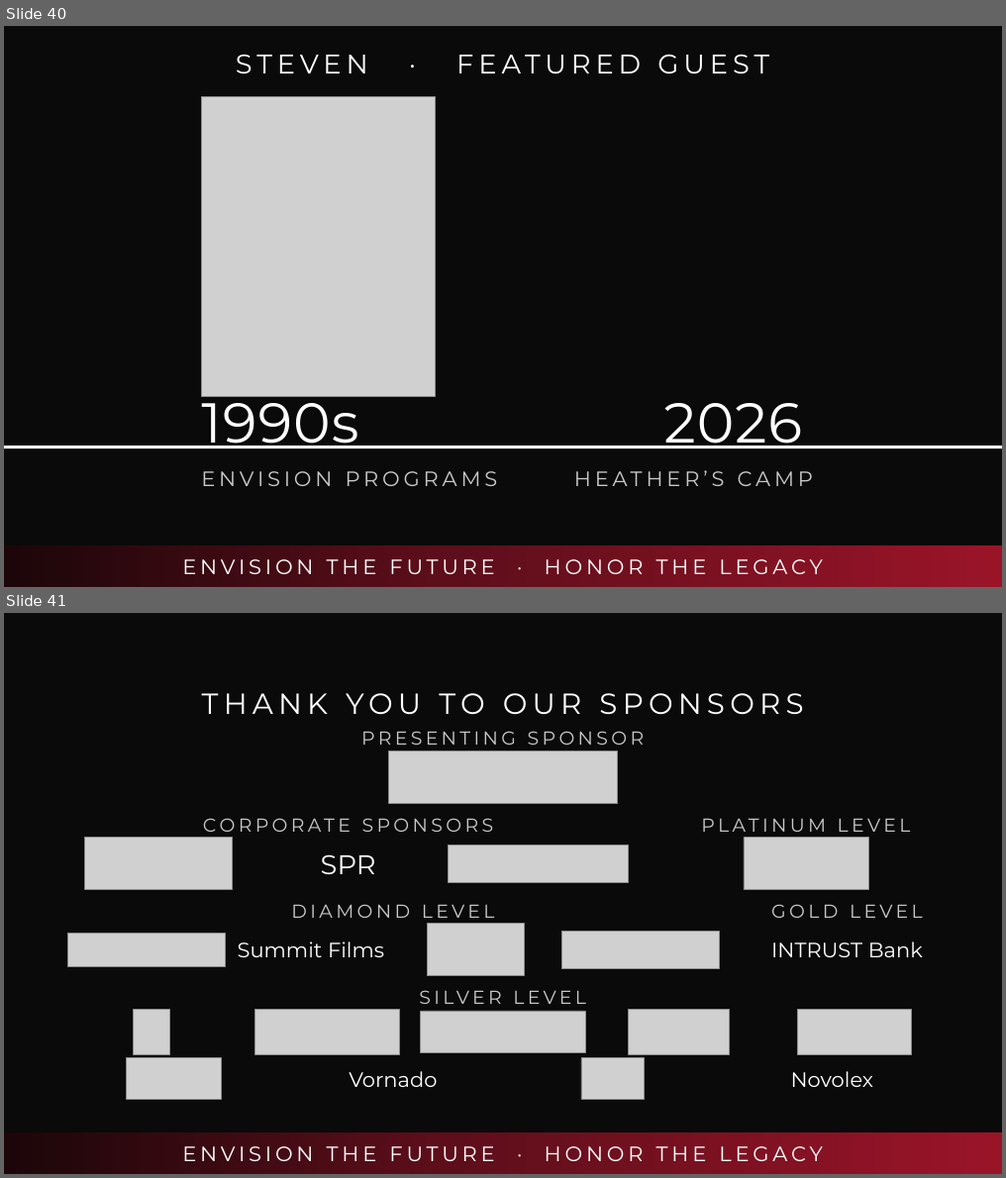
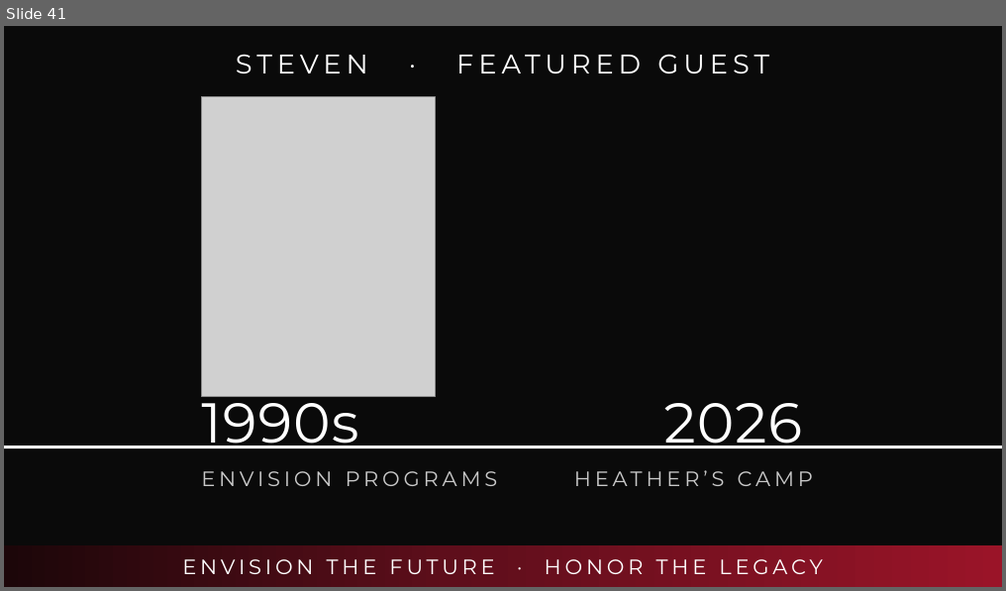
Before and after one commit to LauraRestum/gala_asset_dashboard, a slide deck: assets/cocktail-loop/2026-gala-cocktail-loop.pptx. Shown one above the other, each under a label of ours: slides 40 and 41 before the commit, slide 41 after it. The pictures are 1006x1178 and 1006x591 pixels, drawn with LibreOffice and Linux fonts; fonts in the diff are those of the drawing; grey boxes stand for pictures; background and template pictures are left out. Boxes give left, top, right and bottom in pixels: in the first picture for what was removed or moved away, otherwise in the second. Text is boxed around its words. In the diff, an @@ line names an element or a change of style, - is before the commit and + after.

```diff
--- a/assets/cocktail-loop/2026-gala-cocktail-loop.pptx
+++ b/assets/cocktail-loop/2026-gala-cocktail-loop.pptx
@@ slide 41 removed at (x1=4, y1=613, x2=1002, y2=1174), background #0A0A0A; not listed: 1 template element that a slide beside it also shows @@
@@ text removed at (x1=202, y1=693, x2=803, y2=714) @@
-THANK YOU TO OUR SPONSORS
@@ text removed at (x1=361, y1=731, x2=645, y2=745) @@
-PRESENTING SPONSOR
@@ picture removed at (x1=389, y1=752, x2=617, y2=804) @@
@@ text removed at (x1=203, y1=818, x2=494, y2=838) @@
-CORPORATE SPONSORS
@@ text removed at (x1=701, y1=818, x2=911, y2=838) @@
-PLATINUM LEVEL
@@ picture removed at (x1=85, y1=838, x2=233, y2=890) @@
@@ picture removed at (x1=448, y1=845, x2=628, y2=881) @@
@@ picture removed at (x1=744, y1=838, x2=868, y2=890) @@
@@ text removed at (x1=321, y1=855, x2=376, y2=874) @@
-SPR
@@ text removed at (x1=291, y1=904, x2=495, y2=918) @@
-DIAMOND LEVEL
@@ text removed at (x1=771, y1=904, x2=923, y2=918) @@
-GOLD LEVEL
@@ picture removed at (x1=67, y1=934, x2=225, y2=967) @@
@@ picture removed at (x1=427, y1=924, x2=525, y2=976) @@
@@ picture removed at (x1=561, y1=931, x2=719, y2=968) @@
@@ text removed at (x1=238, y1=942, x2=384, y2=958) @@
-Summit Films
@@ text removed at (x1=771, y1=942, x2=923, y2=958) @@
-INTRUST Bank
@@ text removed at (x1=63, y1=986, x2=943, y2=1008) @@
-SILVER LEVEL
@@ picture removed at (x1=134, y1=1010, x2=170, y2=1055) @@
@@ picture removed at (x1=255, y1=1010, x2=400, y2=1055) @@
@@ picture removed at (x1=421, y1=1011, x2=586, y2=1054) @@
@@ picture removed at (x1=628, y1=1010, x2=729, y2=1055) @@
@@ picture removed at (x1=798, y1=1010, x2=912, y2=1055) @@
@@ picture removed at (x1=126, y1=1059, x2=221, y2=1100) @@
@@ text removed at (x1=349, y1=1071, x2=437, y2=1087) @@
-Vornado
@@ picture removed at (x1=581, y1=1059, x2=645, y2=1100) @@
@@ text removed at (x1=791, y1=1071, x2=874, y2=1087) @@
-Novolex
@@ rectangle removed at (x1=4, y1=1134, x2=1002, y2=1174) @@
@@ text removed at (x1=182, y1=1147, x2=823, y2=1161) @@
-ENVISION THE FUTURE · HONOR THE LEGACY
@@ what was slide 40 is now slide 41 @@
```
Also in this commit, not shown: 2 slides added, 24 other files.
